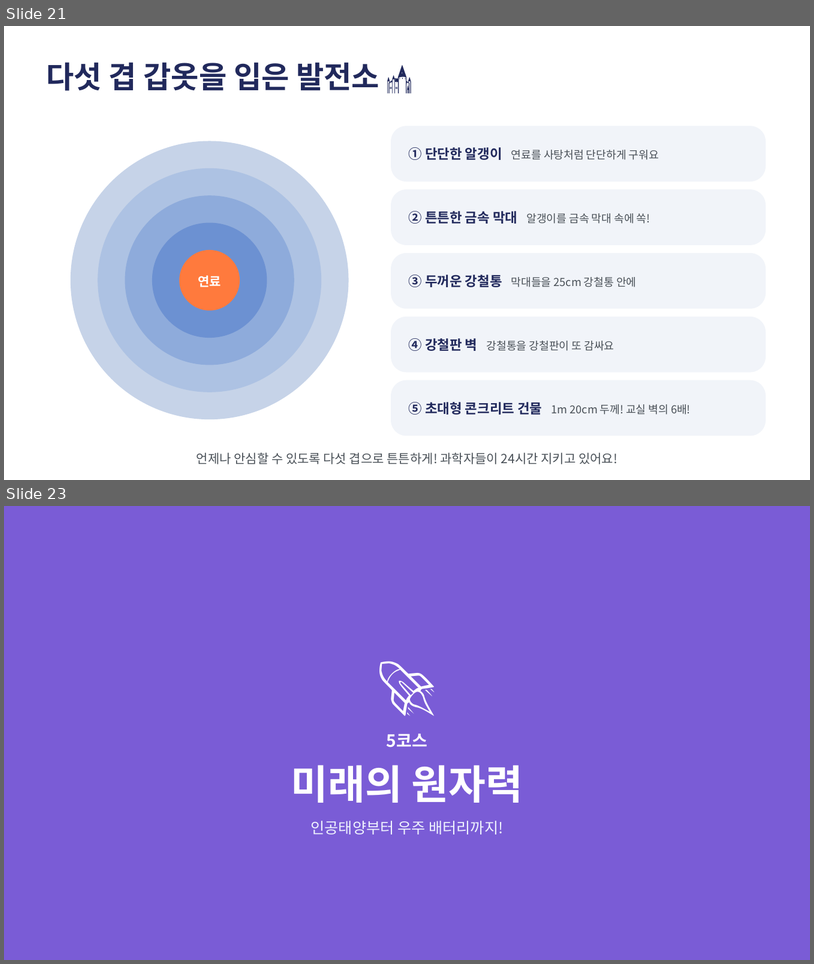
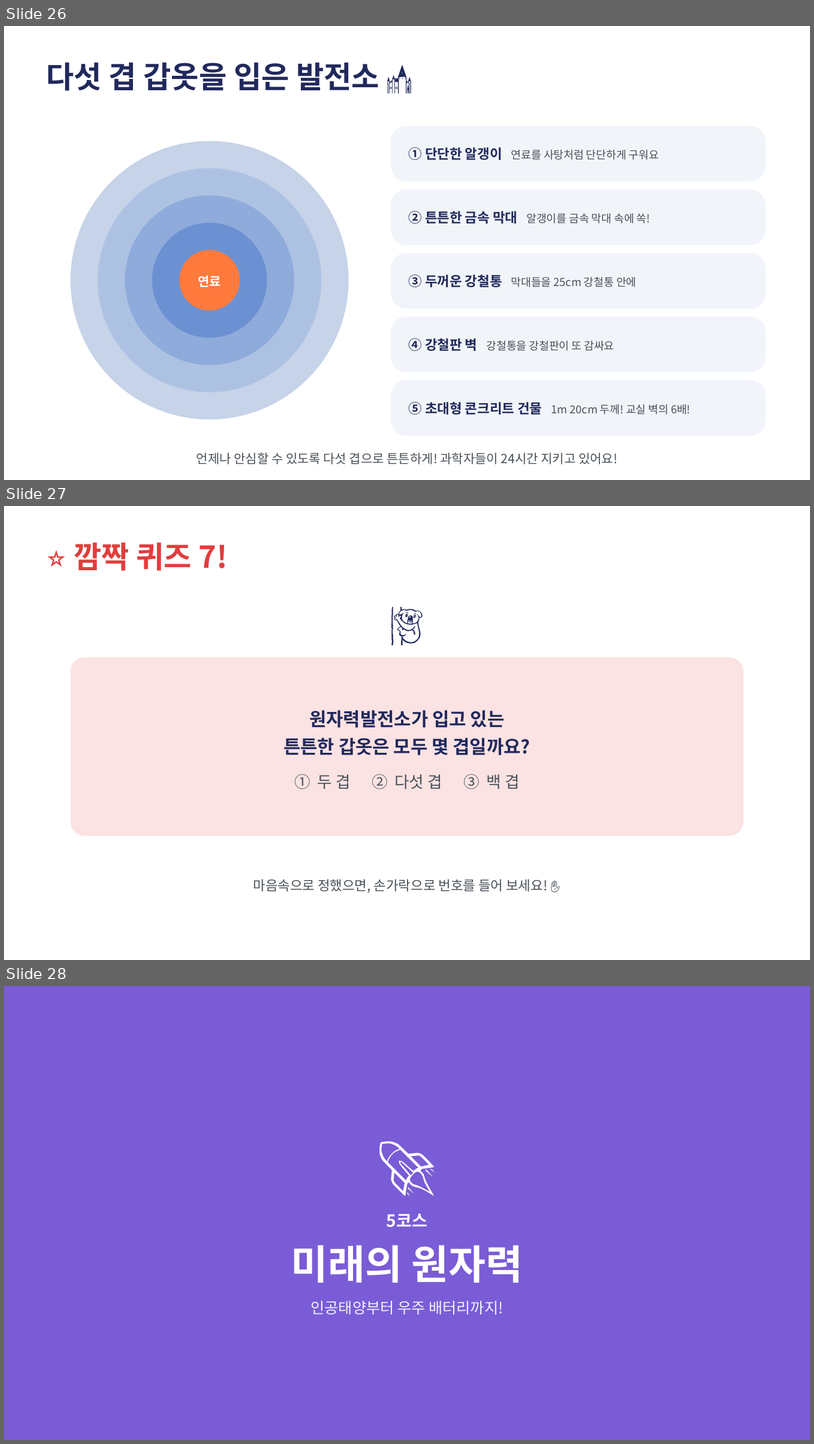
Before and after one commit to parksang-jun/ecture-materials, a slide deck: 강의자료/원자력 세상_초등 3-4학년용.pptx. Shown one above the other, each under a label of ours: slides 21 and 23 before the commit, slides 26, 27 and 28 after it; the slides between them are not shown. The pictures are 814x964 and 814x1444 pixels, drawn with LibreOffice and Linux fonts; fonts in the diff are those of the drawing. Boxes give left, top, right and bottom in pixels: in the first picture for what was removed or moved away, otherwise in the second. Text is boxed around its words. In the diff, an @@ line names an element or a change of style, - is before the commit and + after.

```diff
--- a/강의자료/원자력 세상_초등 3-4학년용.pptx
+++ b/강의자료/원자력 세상_초등 3-4학년용.pptx
@@ slide 27 added at bbox=[4, 506, 810, 960], background #FFFFFF @@
@@ text added at bbox=[74, 542, 228, 571], 36 pt, text #E03E3E, bold @@
+⭐ 깜짝 퀴즈 7!
@@ text added at bbox=[44, 582, 771, 654], 50 pt, text #21295C @@
+🐨
@@ rounded rectangle added at bbox=[71, 657, 744, 835], fill #FBE3E3, 22 pt, text #21295C, bold @@
+원자력발전소가 입고 있는
+튼튼한 갑옷은 모두 몇 겹일까요?
+① 두 겹 ② 다섯 겹 ③ 백 겹
@@ text added at bbox=[254, 879, 548, 892], 16 pt, text #495057 @@
+마음속으로 정했으면, 손가락으로 번호를 들어 보세요! ✋
@@ what was slide 21 is now slide 26 @@
@@ what was slide 23 is now slide 28 @@
```
Also in this commit, not shown: 2 slides changed, 5 other slides added, 2 other files.
